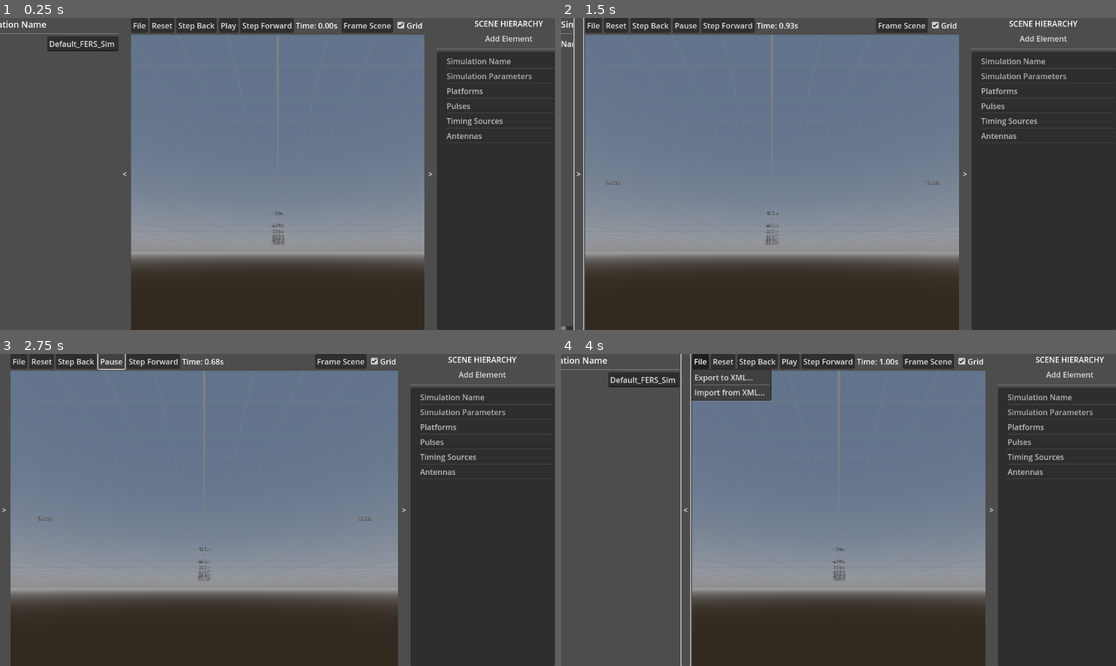
Above: before the commit, frames 1-4 (two rows, left to right).
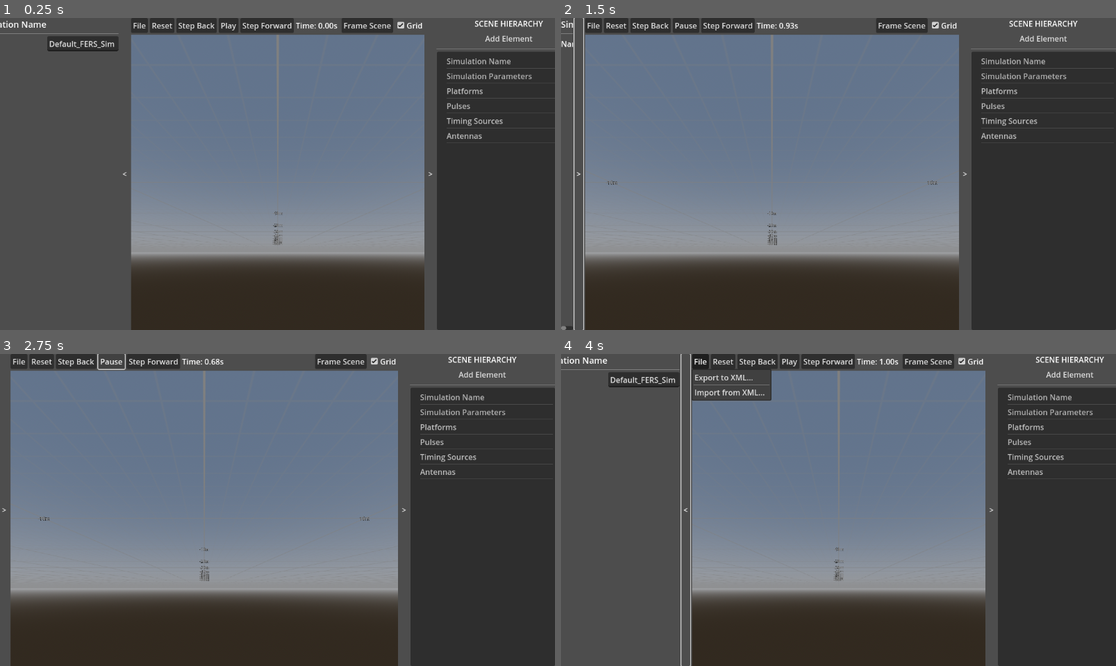
Above: after the commit, the same moments.

Repository: the-user-created/FERS_UI
Game: Godot game, scene res://scenes/main.tscn
Two runs of this game, one before a commit and one after it. Both use one fixed random seed, a clock stepped at 60 frames per second and the inputs below.
Inputs:
- Up to frame 1 (0.25 s): no input
- Up to frame 2 (1.5 s): click "Play" at 0.5 s; click "<" at 1.25 s
- Up to frame 3 (2.75 s): click "Play" at 2 s
- Up to frame 4 (4 s): click ">" at 2.75 s; click "File" at 3.5 s

The runs differ from the first frame. In frame 1, less than 0.1% of the frame differs, in the area x 48-52%, y 61-73%; in frame 2, less than 0.1%, in the area x 7-69%, y 52-73%; in frame 3, less than 0.1%; in frame 4, less than 0.1%.

Commit message:
feat: add formatted distance labels for grid display

Diff:
--- a/scripts/views/world_3d_view.gd
+++ b/scripts/views/world_3d_view.gd
@@ -1082,6 +1082,16 @@
 	tween.parallel().tween_property(self, "_camera_distance", new_camera_distance, 0.5)
 
 # --- Grid Label Drawing ---
+func _format_distance_label(distance: float) -> String:
+	var abs_dist: float = abs(distance)
+	if abs_dist < 0.01:
+		return "0m"
+
+	if abs_dist >= 1000.0:
+		return "%.1fkm" % (distance / 1000.0)
+
+	return "%.0fm" % distance
+
 func _update_grid_labels(major_spacing: float) -> void:
 	# Clear existing labels before regenerating
 	for child in grid_labels.get_children():
@@ -1107,7 +1117,7 @@
 		# Don't create a label at the origin, the axes lines handle that.
 		if abs(x) > 0.001:
 			var label_pos := Vector3(x, 0, 0)
-			var label_text := str(x) + "m"
+			var label_text := str(_format_distance_label(x))
 			_create_grid_label(label_pos, label_text)
 
 	# Generate Z-axis labels
@@ -1115,7 +1125,7 @@
 		var z = center_grid_z + (i * major_spacing)
 		if abs(z) > 0.001:
 			var label_pos := Vector3(0, 0, z)
-			var label_text := str(z) + "m"
+			var label_text := str(_format_distance_label(z))
 			_create_grid_label(label_pos, label_text)
 
 
